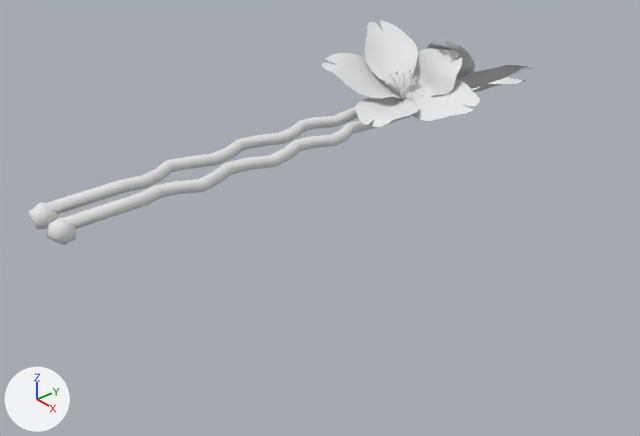
The Blender file working/victoria/hairpin.blend as it was, and as the next commit left it.
Both versions are drawn from a 50 mm lens placed at (0.536, -0.748, 0.481), pointed at (-0.082, -0.23, 0.05). Every picture has the same lights, and +X, +Y and +Z are marked at lower left.

In view in the first picture: 'hairpin', 'hairpin flower', 'hairpin flower.001'.
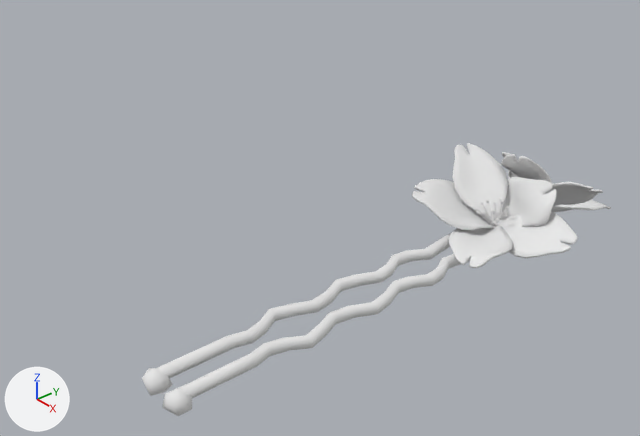
The change in detail:
me_cylinder_001 is used by ob_hairpin; location (-0.1357, -0.1028, 0.1164); rotation (1.571, 0.0, 0.0), in degrees (90, 0, 0).
me_cylinder_001 had 172 vertices, 174 faces and spanned x 0.0..0.035, y -0.018..0.009, z -0.12..0.397.
me_cylinder_001 now has 336 vertices, 347 faces and spans x -0.035..0.035, y -0.018..0.009, z -0.12..0.397.
me_cylinder_001 part 1: the loose piece of 12 vertices spanning x 0.007..0.03, y -0.018..0.009, z 0.375..0.397 is copied, and the copy is mirrored in x about the mesh origin; it spans x -0.03..-0.007, y -0.018..0.009, z 0.375..0.397.
me_cylinder_001 part 2: 152 vertices added at x -0.035..-0.005, y -0.007..0.007, z -0.119..0.382.
me_plane_005 is used by ob_hairpin_flower_001; parent ob_hairpin; location (-0.173, 0.0354, 0.117); rotation (0.0158, 0.428, -5.341), in degrees (0.9, 25, -306).
me_plane_005 had 1134 vertices, 1038 faces and spanned x -0.087..0.094, y -0.107..0.049, z -0.006..0.079.
me_plane_005 now has 1020 vertices, 1010 faces and spans x -0.087..0.064, y -0.112..0.048, z -0.008..0.079.
me_plane_005 part 3: 6 vertices moved within x -0.005..0.006, y -0.056..0.048, z -0.004..0.007; 622 vertices removed from x -0.055..0.094, y -0.107..0.049, z -0.004..0.069; 772 vertices added at x -0.087..0.064, y -0.112..0.048, z -0.008..0.077.
Object 'hairpin' (ob_hairpin) moves from (-0.1357, -0.1028, 0.1164) to (-0.0139, -0.0735, -0.0076).
Object 'hairpin' (ob_hairpin) loses its MIRROR modifier named 'Mirror'.
Object 'hairpin flower.001' (ob_hairpin_flower_001) moves from (-0.173, 0.0354, 0.117) to (-0.136, -0.0157, 0.168).
Object 'hairpin flower.001' (ob_hairpin_flower_001) turns from (0.9, 25, -306) to (61, 7.2, -169) degrees about x, y and z.

What differs and where, as boxes [x1, y1, x2, y2] in the pictures (640 x 436 px; the box of a moved part takes in the faces that stretch with it):
'hairpin flower', moved: before [322, 20, 480, 127]; after [412, 143, 578, 268]
'hairpin', reshaped, moved, modifiers changed: before [29, 107, 412, 245]; after [142, 234, 471, 416]
'hairpin flower.001', reshaped, moved, turned: before [426, 41, 532, 92]; after [501, 152, 611, 212]
'hairpin flower stamen', now drawn: after [476, 197, 509, 226]
part 1 of me_cylinder_001, added: after [142, 368, 172, 396]
part 2 of me_cylinder_001, added: after [158, 234, 450, 378]
part 3 of me_plane_005, moved or reshaped: before [426, 41, 526, 92]; after [501, 152, 611, 212]
